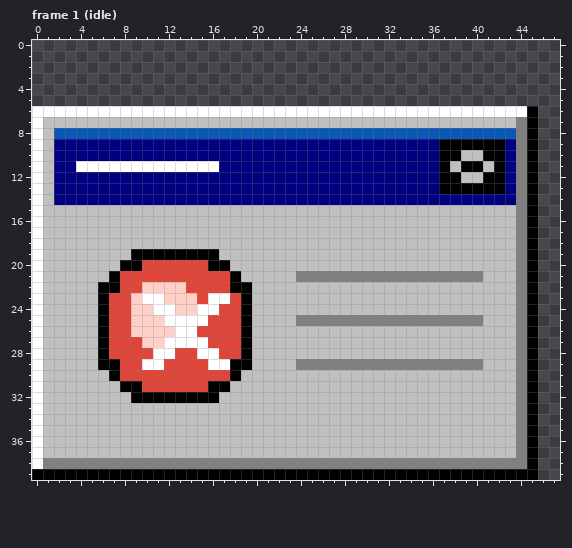
Pixel-art file, stored at Assets/LDY/Sprites/stage2_explorer_objects/stage2_explorer_objects/error_dialog.aseprite. That is the earlier state.
48x40 pixels, 3 frames. Shown: frame 1 (idle).
After the commit:
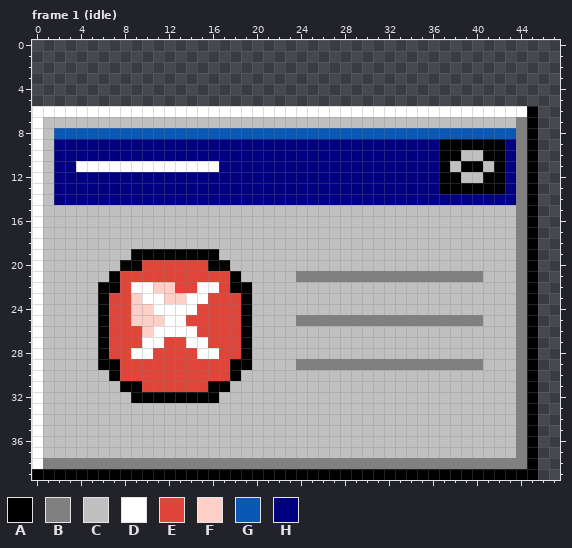
Palette (. is transparent): A #000000  B #808080  C #c0c0c0  D #ffffff  E #e0453a  F #ffd0c8  G #0a58b5  H #000080
What changed:
Frame 1 (idle):
Colour E gives way to colour D in row 22 at x 9 and 15 to 16; in row 23 at x 15; in row 28 at x 9 to 10.
Colour F gives way to colour D in row 22 at x 10; in row 23 at x 14; in row 24 at x 13 to 14; in row 26 at x 11 to 12; in row 27 at x 10 to 11.
Colour D gives way to colour E in row 23 at x 16 to 17; in row 24 at x 15 to 16; in row 25 at x 14 to 15; in row 27 at x 12 to 13; in row 28 at x 11 to 12; in row 29 at x 10 to 11 and 16 to 17.
Colour F gives way to colour E in row 22 at x 13; in row 26 at x 9.
